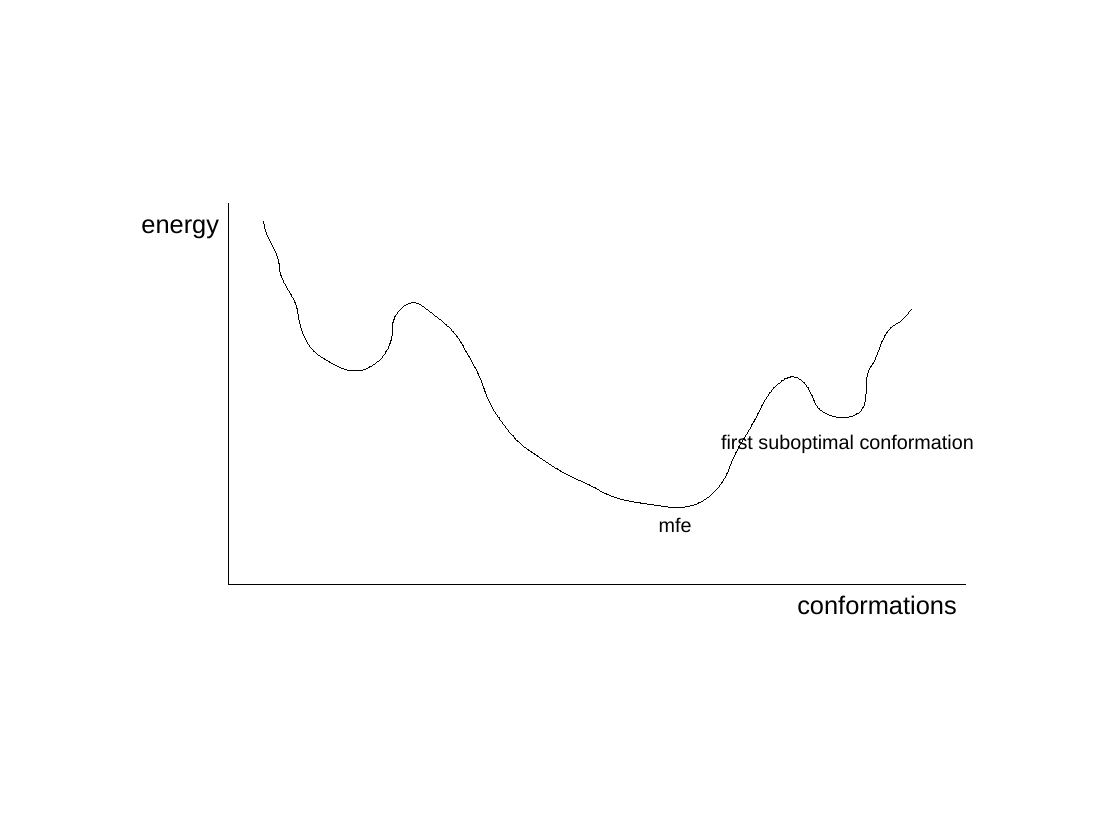
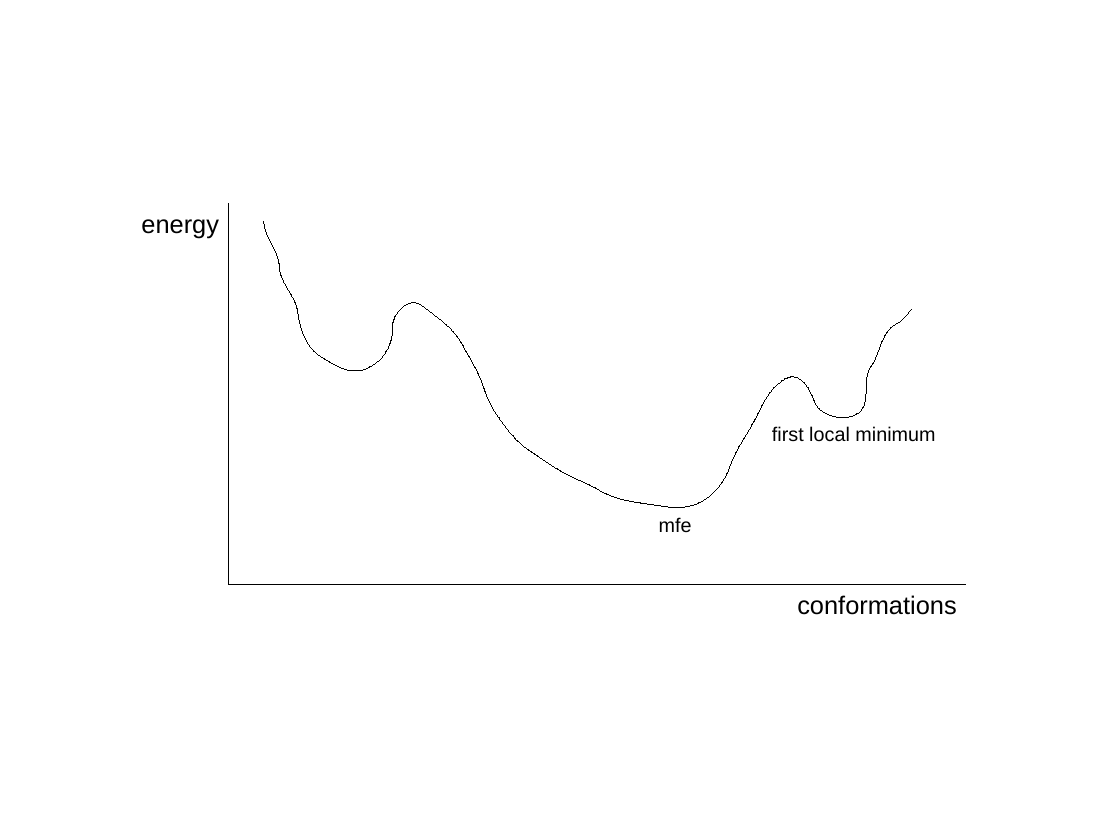
Before and after one commit to jhuang/RNAHeliTex, a slide deck: slide 1 of images/energy_landscape_simple.odp. Drawn at 1120x840 pixels with LibreOffice and Linux fonts; fonts in the diff are those of the drawing. Boxes give left, top, right and bottom in pixels: in the first picture for what was removed or moved away, otherwise in the second. Text is boxed around its words. In the diff, an @@ line names an element or a change of style, - is before the commit and + after.

```diff
--- a/images/energy_landscape_simple.odp
+++ b/images/energy_landscape_simple.odp
@@ text at bbox=[772, 426, 935, 442]: text changed @@
-first suboptimal conformation
+first local minimum
```
Also in this commit, not shown: 10 other files.
